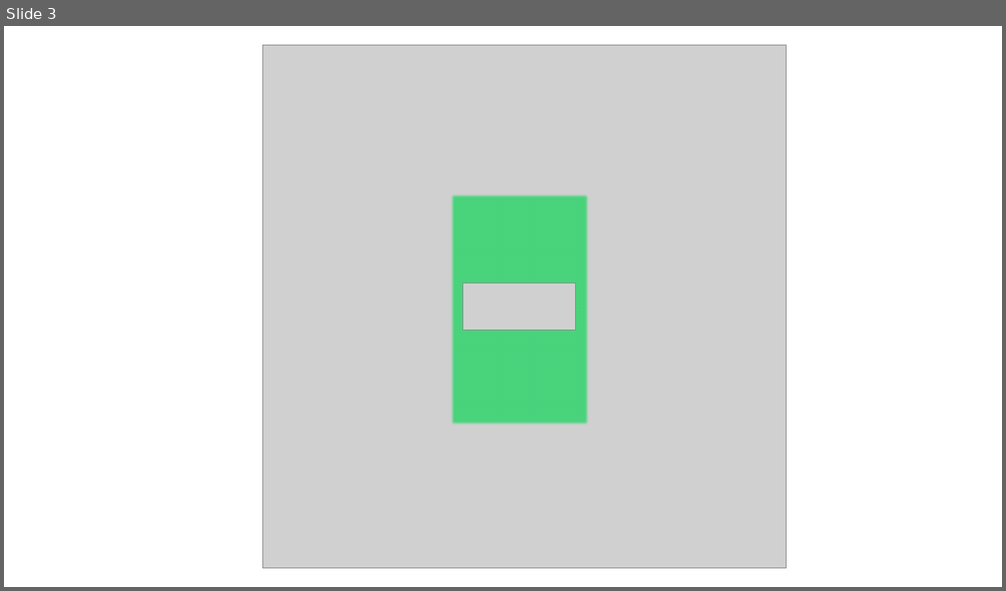
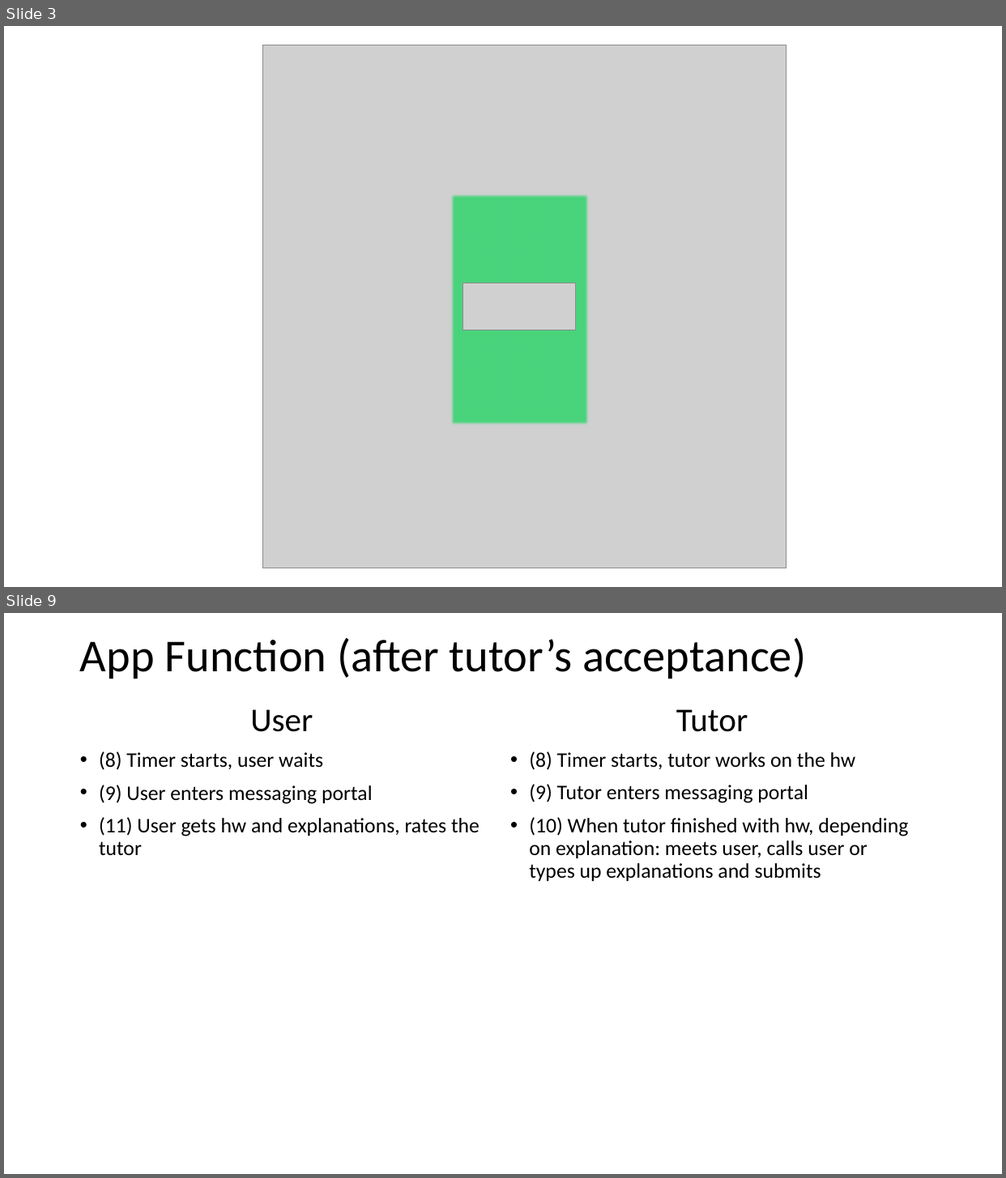
Before and after one commit to skasapis/Lysi_Website, a slide deck: Misc/icons.pptx. Shown one above the other, each under a label of ours: slide 3 before the commit, slides 3 and 9 after it; the slides between them are not shown. The pictures are 1006x591 and 1006x1178 pixels, drawn with LibreOffice and Linux fonts; fonts in the diff are those of the drawing; grey boxes stand for pictures. Boxes give left, top, right and bottom in pixels: in the first picture for what was removed or moved away, otherwise in the second. Text is boxed around its words. In the diff, an @@ line names an element or a change of style, - is before the commit and + after.

```diff
--- a/Misc/icons.pptx
+++ b/Misc/icons.pptx
@@ slide 9 added at (4, 613, 1002, 1174), background #FFFFFF @@
@@ title added at (80, 638, 806, 679), 44 pt, text #000000 @@
+App Function (after tutor’s acceptance)
@@ text added at (99, 709, 479, 855), 20 pt, text #000000 @@
+User
+• (8) Timer starts, user waits
+• (9) User enters messaging portal
+• (11) User gets hw and explanations, rates the tutor
@@ text added at (529, 709, 908, 881), 20 pt, text #000000 @@
+Tutor
+• (8) Timer starts, tutor works on the hw
+• (9) Tutor enters messaging portal
+• (10) When tutor finished with hw, depending on explanation: meets user, calls user or types up explanations and submits
```
Also in this commit, not shown: 13 other slides added, 3 other files.
